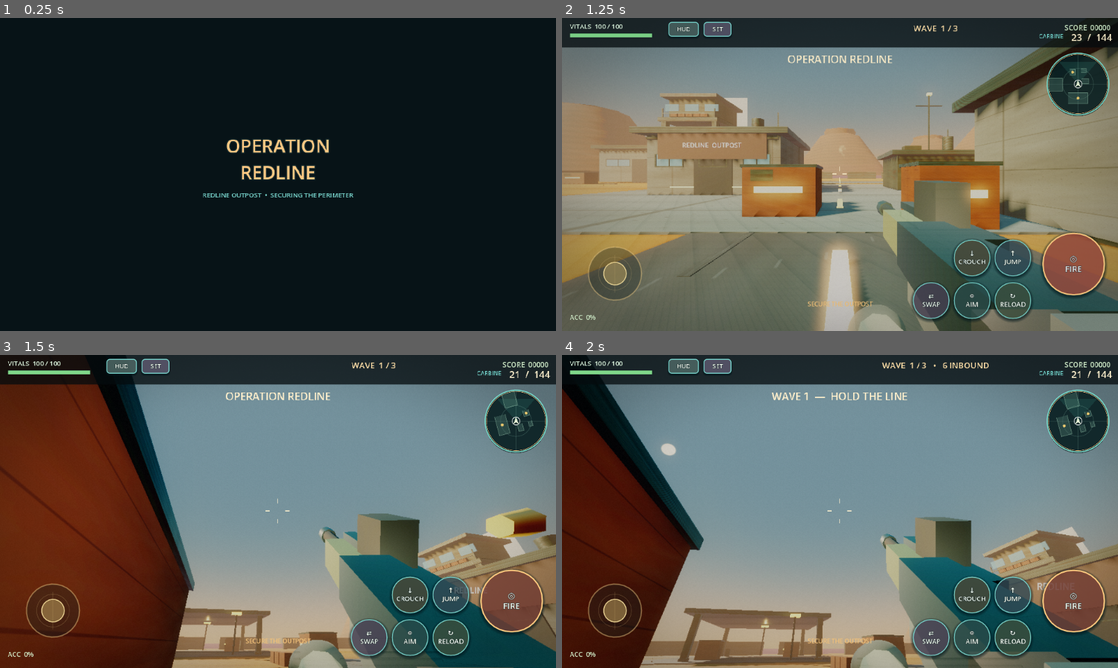
Above: before the commit, frames 1-4 (two rows, left to right).
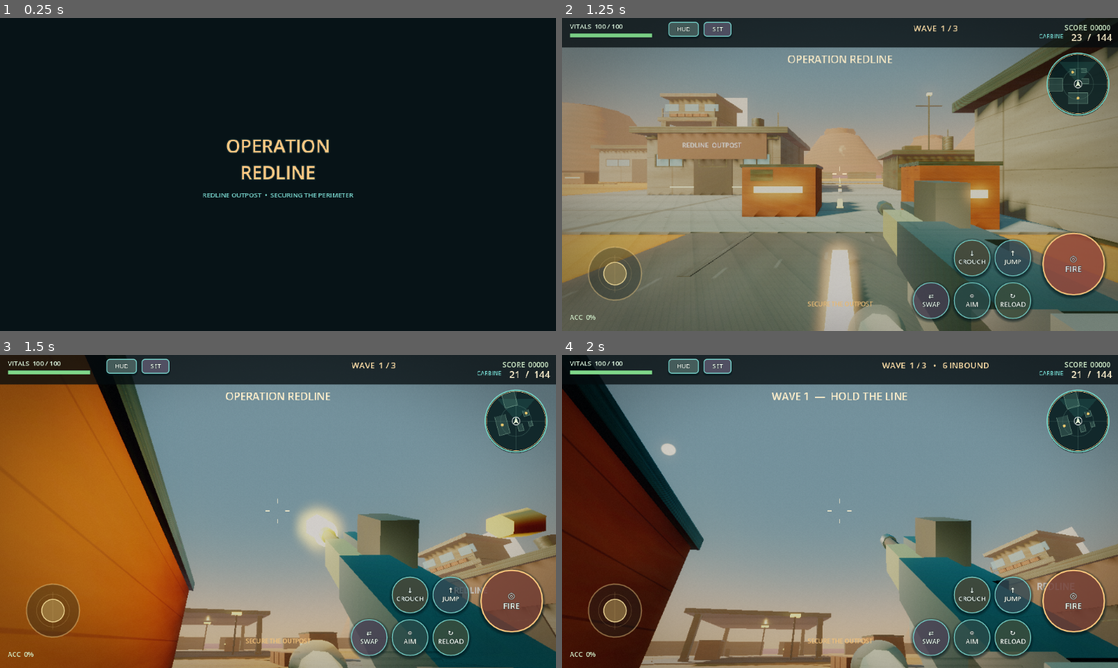
Above: after the commit, the same moments.

Repository: black-glass-dev/2D-Game
Game: Godot game, scene res://scenes/Main.tscn
Two runs of this game, one before a commit and one after it. Both use one fixed random seed, a clock stepped at 60 frames per second and the inputs below.
Inputs (mouse positions are in pixels of both pictures, inside the frame that each line leads up to):
- Up to frame 1 (0.25 s): no input
- Up to frame 2 (1.25 s): click "◎ FIRE" at 0.5 s
- Up to frame 3 (1.5 s): tap Enter at 1.25 s; move the mouse to (305, 511) at 1.27 s; hold W from 1.28 s (still down); tap C at 1.35 s; click (305, 511) at 1.42 s
- Up to frame 4 (2 s): keep holding W; tap Space at 1.52 s

Frames 1-2 are identical in both runs. In frame 3, 27% of the frame differs, in the area x 0-63%, y 9-100%; in frame 4, nothing differs.
Error in both runs: Invalid assignment of property or key 'modulate' with value of type 'Color' on a base object of type 'MeshInstance3D'. (res://scripts/weapon_effects.gd:219)

Commit message:
feat: layer stable weapon muzzle flashes
Co-authored-by: arena-agent <297053741+arena-agent@users.noreply.github.com>

Diff:
--- a/scripts/pistol.gd
+++ b/scripts/pistol.gd
@@ -27,7 +27,9 @@
 var owner_player: OutpostPlayer
 var gun_root: Node3D
 var muzzle_flash: MeshInstance3D
+var muzzle_flare: MeshInstance3D
 var muzzle_light: OmniLight3D
+var muzzle_flash_left := 0.0
 var effects: WeaponEffects
 var shot_audio: AudioStreamPlayer
 var reload_audio: AudioStreamPlayer
@@ -65,15 +67,19 @@
 func _process(delta: float) -> void:
 	view_time += delta
 	cooldown = maxf(cooldown - delta, 0.0)
+	muzzle_flash_left = maxf(muzzle_flash_left - delta, 0.0)
 	visual_recoil = move_toward(visual_recoil, 0.0, delta * 11.0)
 	equip_blend = move_toward(equip_blend, 1.0 if equipped else 0.0, delta * 7.5)
 	if reload_left > 0.0:
 		reload_left -= delta
 		if reload_left <= 0.0:
 			_complete_reload()
-	var flash_active := effects_enabled and cooldown > FIRE_INTERVAL * 0.42
+	var flash_active := effects_enabled and muzzle_flash_left > 0.0
 	if muzzle_flash != null:
 		muzzle_flash.visible = flash_active
+	if muzzle_flare != null:
+		muzzle_flare.visible = flash_active
+		muzzle_flare.rotation_degrees.z = sin(view_time * 86.0) * 16.0
 	if muzzle_light != null:
 		muzzle_light.light_energy = 2.1 if flash_active else 0.0
 	_update_pose(delta)
@@ -88,6 +94,7 @@
 		return false
 	ammo -= 1
 	cooldown = FIRE_INTERVAL
+	muzzle_flash_left = 0.12
 	shot_serial += 1
 	visual_recoil = 1.0
 	ammo_changed.emit(ammo, reserve)
@@ -268,6 +275,19 @@
 	muzzle_flash.material_override = _mat(Color("fff0c0"), .2, .0, Color("ff9e3e"), 5.2)
 	muzzle_flash.visible = false
 	gun_root.add_child(muzzle_flash)
+	muzzle_flare = MeshInstance3D.new()
+	muzzle_flare.name = "Pistol tapered muzzle flare"
+	var flare := CylinderMesh.new()
+	flare.top_radius = .014
+	flare.bottom_radius = .075
+	flare.height = .23
+	flare.radial_segments = 6
+	muzzle_flare.mesh = flare
+	muzzle_flare.position = Vector3(0, .045, -.57)
+	muzzle_flare.rotation_degrees.x = 90.0
+	muzzle_flare.material_override = _mat(Color("fff4d0"), .12, .0, Color("ff7b21"), 6.7)
+	muzzle_flare.visible = false
+	gun_root.add_child(muzzle_flare)
 	muzzle_light = OmniLight3D.new()
 	muzzle_light.name = "Pistol pooled muzzle light"
 	muzzle_light.light_color = Color("ff9e3e")
--- a/scripts/rifle.gd
+++ b/scripts/rifle.gd
@@ -27,7 +27,10 @@
 var cooldown := 0.0
 var reload_left := 0.0
 var muzzle_flash: MeshInstance3D
+var muzzle_flare: MeshInstance3D
 var muzzle_light: OmniLight3D
+var muzzle_flash_left := 0.0
+var effects_enabled := true
 var gun_root: Node3D
 var owner_player: OutpostPlayer
 var effects: WeaponEffects
@@ -60,12 +63,14 @@
 	aim_assist_enabled = enabled
 
 func set_effects_enabled(enabled: bool) -> void:
+	effects_enabled = enabled
 	if effects != null:
 		effects.set_effects_enabled(enabled)
 
 func _process(delta: float) -> void:
 	view_time += delta
 	cooldown = maxf(cooldown - delta, 0.0)
+	muzzle_flash_left = maxf(muzzle_flash_left - delta, 0.0)
 	equip_blend = move_toward(equip_blend, 1.0 if equipped else 0.0, delta * 7.5)
 	bloom = move_toward(bloom, 0.0, delta * 0.026)
 	visual_recoil = move_toward(visual_recoil, 0.0, delta * 9.0)
@@ -73,10 +78,14 @@
 		reload_left -= delta
 		if reload_left <= 0.0:
 			_complete_reload()
+	var flash_active := effects_enabled and muzzle_flash_left > 0.0
 	if muzzle_flash != null:
-		muzzle_flash.visible = cooldown > FIRE_INTERVAL * 0.45
+		muzzle_flash.visible = flash_active
+	if muzzle_flare != null:
+		muzzle_flare.visible = flash_active
+		muzzle_flare.rotation_degrees.z = sin(view_time * 92.0) * 18.0
 	if muzzle_light != null:
-		muzzle_light.light_energy = 2.5 if cooldown > FIRE_INTERVAL * 0.45 else 0.0
+		muzzle_light.light_energy = 2.5 if flash_active else 0.0
 	_update_weapon_pose(delta)
 	if gun_root != null and equip_blend <= 0.02 and not equipped:
 		gun_root.visible = false
@@ -89,6 +98,9 @@
 		return false
 	ammo -= 1
 	cooldown = FIRE_INTERVAL
+	# Decouple the light/flash persistence from fire cadence: a short but stable
+	# 0.12 s visual window remains readable on 30 FPS mobile hardware.
+	muzzle_flash_left = 0.12
 	shot_serial += 1
 	var recoil_step: Vector2 = RECOIL_PATTERN[(shot_serial - 1) % RECOIL_PATTERN.size()]
 	if owner_player != null:
@@ -292,6 +304,21 @@
 	muzzle_flash.material_override = _mat(Color("fff1c1"), .2, .0, Color("ff7d20"), 6.0)
 	muzzle_flash.visible = false
 	gun_root.add_child(muzzle_flash)
+	# A separate tapered hot core makes the flash read as a layered combustion
+	# event rather than a single glowing sphere, while reusing the same light.
+	muzzle_flare = MeshInstance3D.new()
+	muzzle_flare.name = "Rifle tapered muzzle flare"
+	var flare := CylinderMesh.new()
+	flare.top_radius = .018
+	flare.bottom_radius = .11
+	flare.height = .34
+	flare.radial_segments = 6
+	muzzle_flare.mesh = flare
+	muzzle_flare.position = Vector3(0, .025, -1.15)
+	muzzle_flare.rotation_degrees.x = 90.0
+	muzzle_flare.material_override = _mat(Color("fff5ce"), .12, .0, Color("ff6e1d"), 7.5)
+	muzzle_flare.visible = false
+	gun_root.add_child(muzzle_flare)
 	muzzle_light = OmniLight3D.new()
 	muzzle_light.name = "Rifle pooled muzzle light"
 	muzzle_light.light_color = Color("ff9e41")
